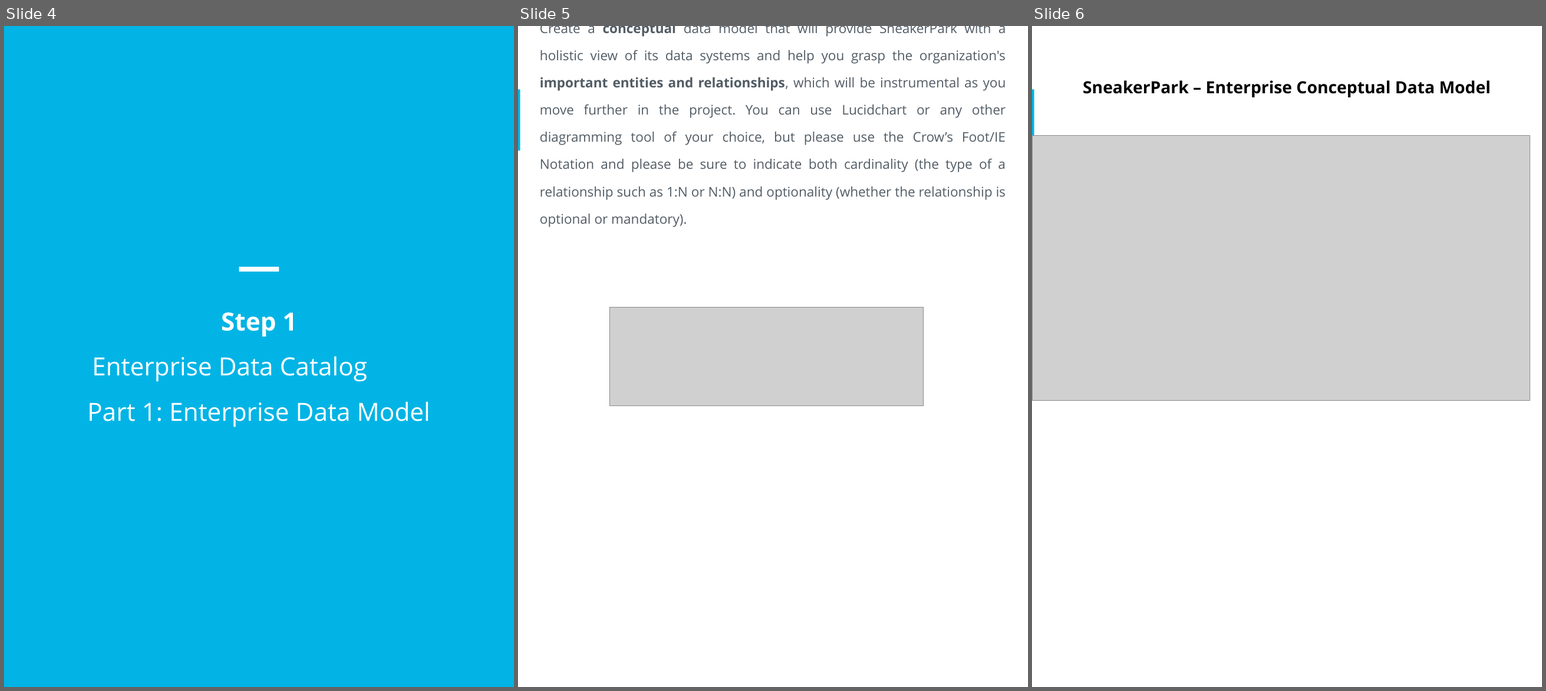
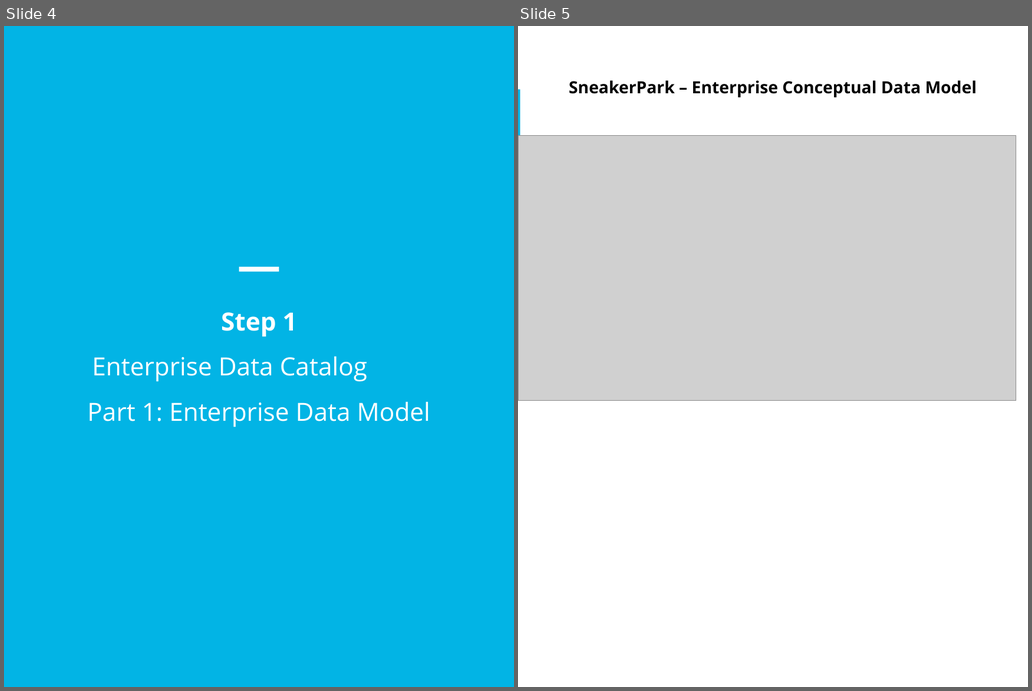
Before and after one commit to SwimLane2/udacity-ai-masters, a slide deck: Modules/03-Data-Architect/projects/Project 4 - SneakerPark Data Governance/report/Documentation/sneakerpark_data_governance.pptx. Shown side by side, each under a label of ours: slides 4, 5 and 6 before the commit, slides 4 and 5 after it. The pictures are 1546x691 and 1032x691 pixels, drawn with LibreOffice and Linux fonts; fonts in the diff are those of the drawing; grey boxes stand for pictures. Boxes give left, top, right and bottom in pixels: in the first picture for what was removed or moved away, otherwise in the second. Text is boxed around its words. In the diff, an @@ line names an element or a change of style, - is before the commit and + after.

Commit message:
Completed Project Documentation

```diff
--- a/Modules/03-Data-Architect/projects/Project 4 - SneakerPark Data Governance/report/Documentation/sneakerpark_data_governance.pptx
+++ b/Modules/03-Data-Architect/projects/Project 4 - SneakerPark Data Governance/report/Documentation/sneakerpark_data_governance.pptx
@@ slide 5 removed at <box>518,26,1028,687</box>, background #FFFFFF; not listed: 1 template element that a slide beside it also shows @@
@@ text removed at <box>540,26,1007,227</box> @@
-Create a conceptual data model that will provide SneakerPark with a holistic view of its data systems and help you grasp the organization's important entities and relationships, which will be instrumental as you move further in the project. You can use Lucidchart or any other diagramming tool of your choice, but please use the Crow’s Foot/IE Notation and please be sure to indicate both cardinality (the type of a relationship such as 1:N or N:N) and optionality (whether the relationship is optional or mandatory).
@@ picture removed at <box>610,307,924,406</box> @@
@@ what was slide 6 is now slide 5 @@
```
Also in this commit, not shown: 3 slides changed, 1 slide added, 1 other slide removed, 2 other files.
